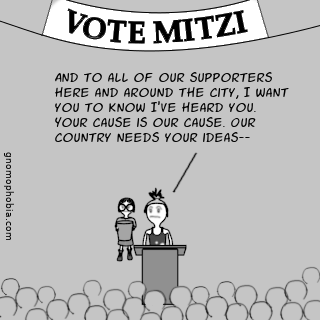
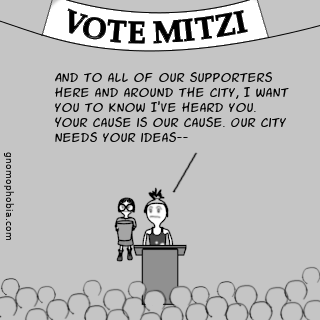
Two versions of the same layered image (w=320, h=320). Layer-by-layer changes:
painted on "And to all of our supporters h..." over [55, 118, 286, 142]
